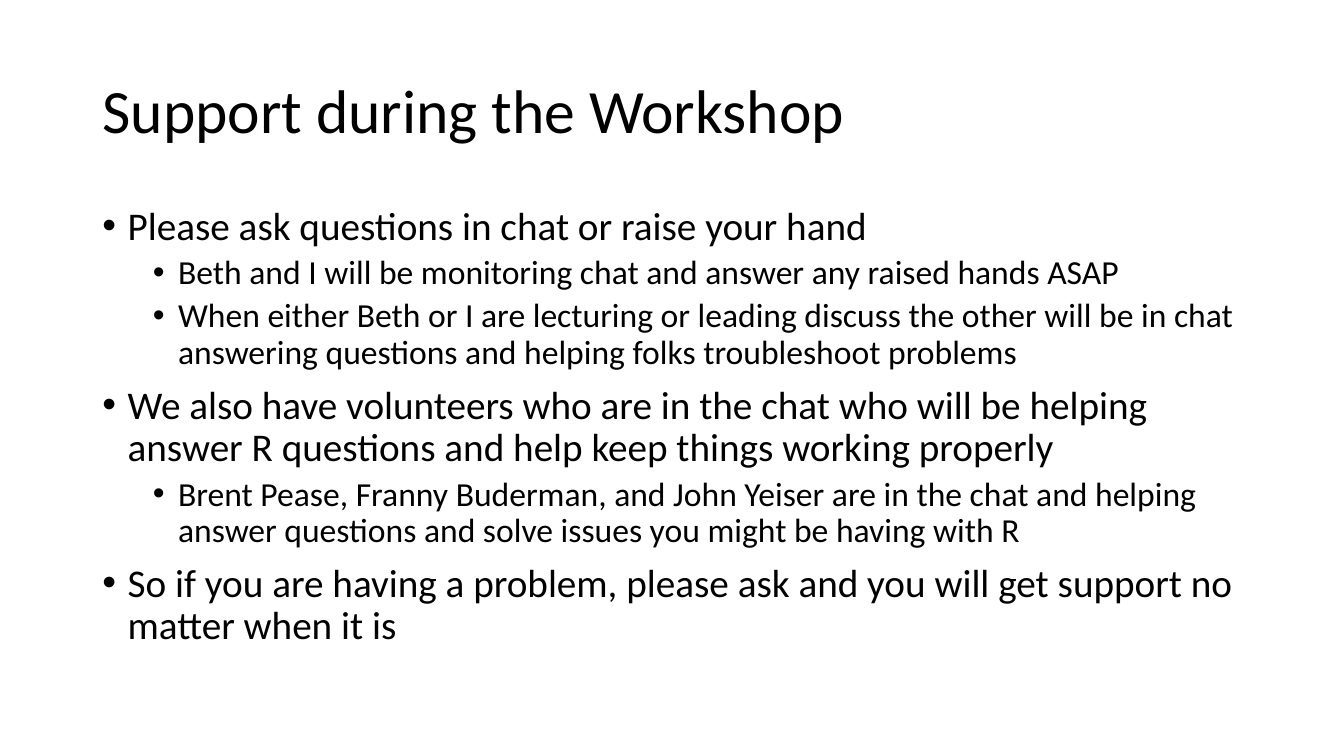
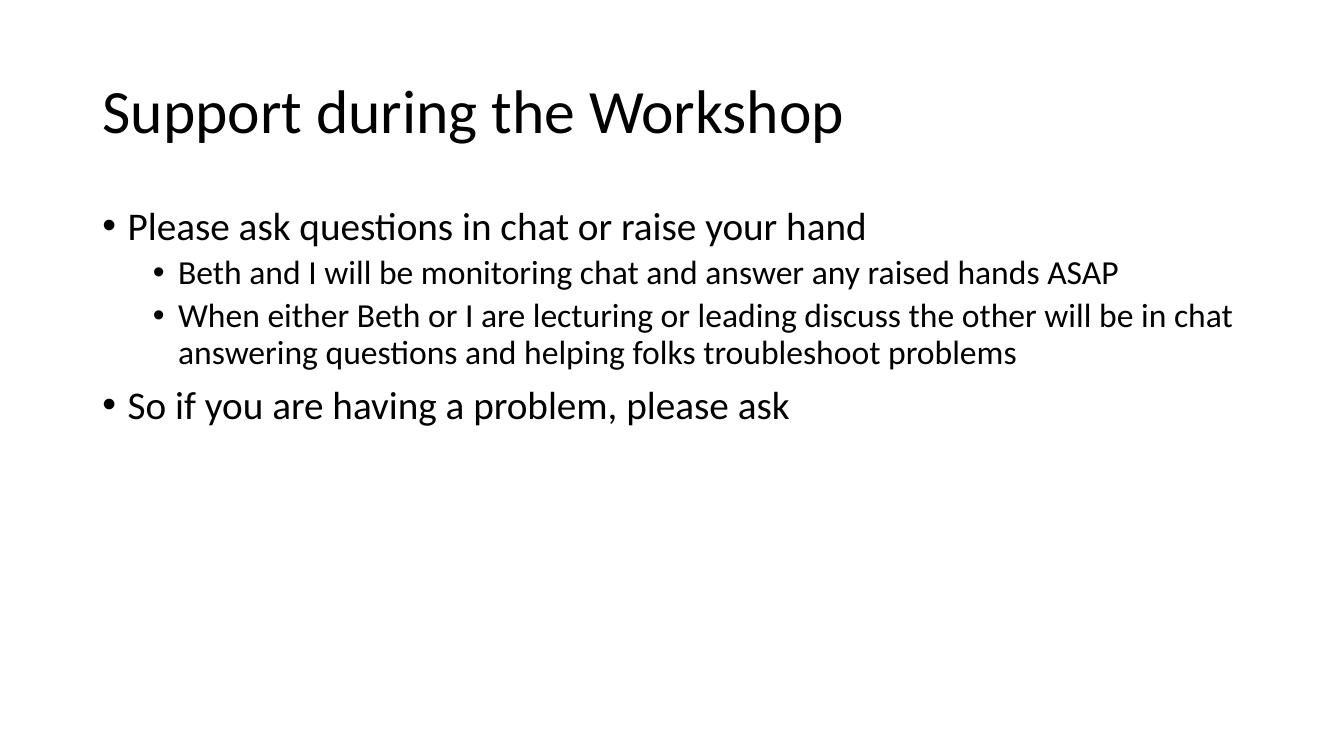
Before and after one commit to evanmadams/AOS_SCO-2021-Count-Data-Workshop, a slide deck: slide 6 of lessons/workshop_introduction.pptx. Drawn at 1344x756 pixels with LibreOffice and Linux fonts; fonts in the diff are those of the drawing. Boxes give left, top, right and bottom in pixels: in the first picture for what was removed or moved away, otherwise in the second. Text is boxed around its words. In the diff, an @@ line names an element or a change of style, - is before the commit and + after.

```diff
--- a/lessons/workshop_introduction.pptx
+++ b/lessons/workshop_introduction.pptx
@@ text at box(128, 391, 790, 426): text changed @@
-• We also have volunteers who are in the chat who will be helping answer R questions and help keep things working properly
-  • Brent Pease, Franny Buderman, and John Yeiser are in the chat and helping answer questions and solve issues you might be having with R
-• So if you are having a problem, please ask and you will get support no matter when it is
+• So if you are having a problem, please ask
```
Also in this commit, not shown: 4 other slides changed, 1 slide added, 2 other files.
